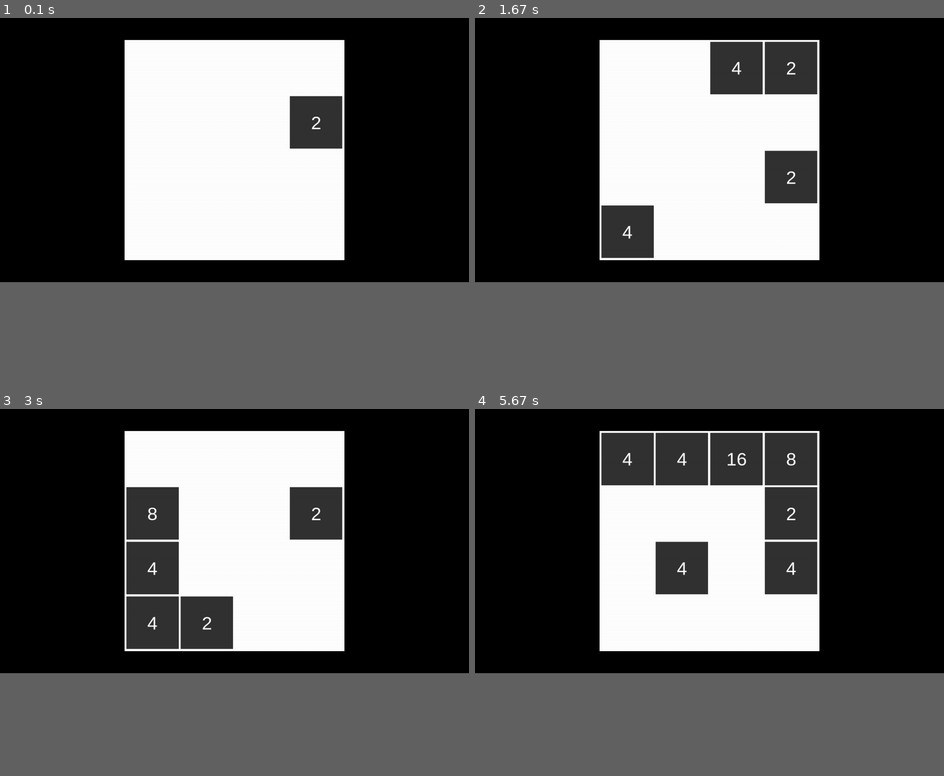
Above: before the commit, frames 1-4 (two rows, left to right).
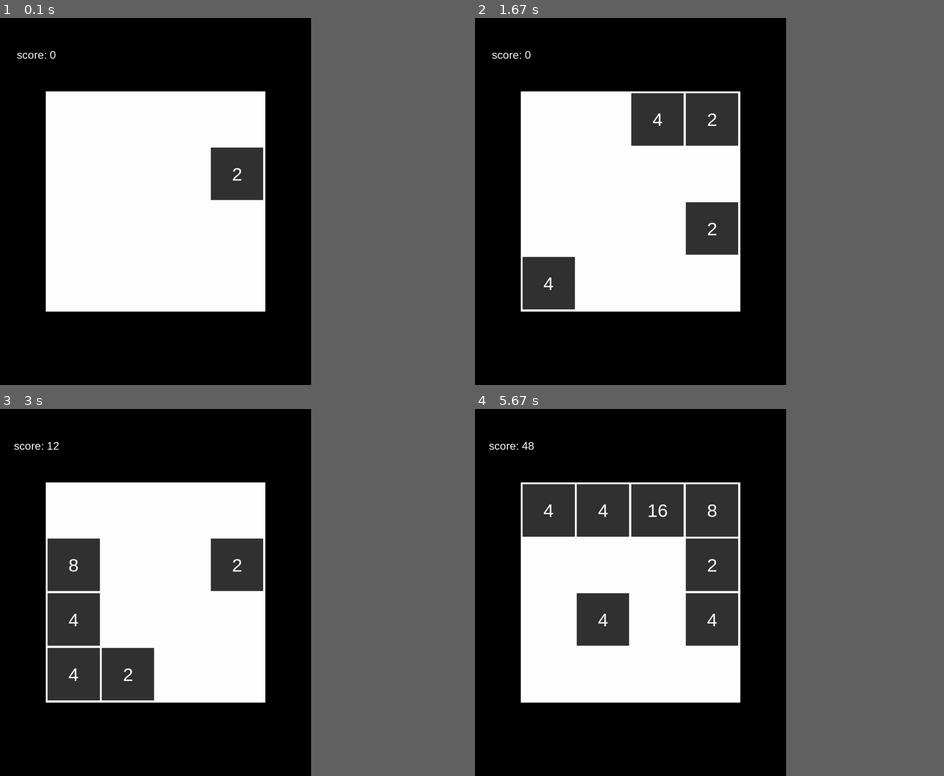
Above: after the commit, the same moments.

Repository: MyCoolDev/Pygame_2048
Game: pygame game, started from main.py
Same seed, same stepped clock (60 frames per second), same inputs: the game is played once before the commit and once after it.
Inputs:
- Up to frame 1 (0.1 s): no input
- Up to frame 2 (1.67 s): hold Right 0.33-0.8 s; hold Up 0.83-1.13 s; hold Right 1.17-1.63 s
- Up to frame 3 (3 s): hold Left 1.67-2.2 s; hold Down 2.23-2.53 s; hold Left 2.57-2.97 s
- Up to frame 4 (5.67 s): hold Up 3-3.37 s; hold Right 3.4-4.03 s; hold Down 4.07-4.43 s; hold Left 4.47-4.93 s; hold Right 4.97-5.43 s; hold Up from 5.47 s (still down)
In our replay, the window is 900x506 before the commit and 597x703 after it. These sizes can differ from the game's own. Grey fills any space a smaller window leaves; there, only what the larger window draws over its background counts as a difference.

The runs differ from the first frame. In frame 1, 30% of the frame differs, in the area x 3-74%, y 5-81%; in frame 2, 35%; in frame 3, 37%; in frame 4, 37%.

Commit message:
adding score

Diff:
--- a/GameEngine.py
+++ b/GameEngine.py
@@ -3,6 +3,7 @@
 import Colors
 import config
 from Grid import Grid
+from  Components.UI.Txt import Text
 
 
 class GameEngine:
@@ -18,6 +19,10 @@
 
         self.grid = None
         self.init_vars()
+
+        self.txt = "Score: 0"
+        self.text = Text(self.txt, "Arial", 30, pygame.Vector2(100), (255, 255, 255))
+
 
     def init_vars(self):
         self.grid = Grid(pygame.Vector2(600), pygame.Vector2((self.screen.get_width() - 600) / 2, (self.screen.get_height() - 600) / 2), (255, 255, 255), (50, 50, 50), 4, 5)
@@ -47,6 +52,10 @@
 
     def update(self):
         self.grid.update(self.dt, self.events)
+        score = self.grid.get_score()
+        self.txt = "score: " + str(score)
+        self.text.update_text(self.txt)
 
     def render(self):
         self.grid.render(self.screen)
+        self.text.render(self.screen)
--- a/Grid.py
+++ b/Grid.py
@@ -13,6 +13,8 @@
         self.grid = []
         self.box_size = pygame.Vector2((self.size.x - (self.grid_size + 1) * gap) / self.grid_size, (self.size.y - (self.grid_size + 1) * gap) / self.grid_size)
         self.init_grid()
+        self.score = 0
+
 
     def init_grid(self):
         for i in range(self.grid_size):
@@ -68,7 +70,7 @@
                     for z in range(i + 1, self.grid_size):
                         if self.grid[z][k] != -1:
                             if self.grid[z][k].value == self.grid[i][k].value and (z, k) not in handled:
-                                print(self.grid[z][k])
+                                self.score += self.grid[z][k].value * 2
                                 self.grid[z][k].mult_value()
                                 self.grid[i][k] = -1
                                 handled.append((z, k))
@@ -98,7 +100,7 @@
                     for z in range(i - 1, -1, -1):
                         if self.grid[z][k] != -1:
                             if self.grid[z][k].value == self.grid[i][k].value and (z, k) not in handled:
-                                print(self.grid[z][k])
+                                self.score += self.grid[z][k].value * 2
                                 self.grid[z][k].mult_value()
                                 self.grid[i][k] = -1
                                 handled.append((z, k))
@@ -129,7 +131,7 @@
                     for z in range(i + 1, self.grid_size):
                         if self.grid[k][z] != -1:
                             if self.grid[k][z].value == self.grid[k][i].value and (k, z) not in handled:
-                                print(k, z)
+                                self.score += self.grid[k][z].value * 2
                                 self.grid[k][z].mult_value()
                                 self.grid[k][i] = -1
                                 handled.append((k, z))
@@ -160,7 +162,7 @@
                     for z in range(i - 1, -1, -1):
                         if self.grid[k][z] != -1:
                             if self.grid[k][z].value == self.grid[k][i].value and (k, z) not in handled:
-                                print(k, z)
+                                self.score += self.grid[k][z].value * 2
                                 self.grid[k][z].mult_value()
                                 self.grid[k][i] = -1
                                 handled.append((k, z))
@@ -183,6 +185,9 @@
 
         self.update_positions()
         self.create_random_box()
+
+    def get_score(self):
+        return self.score
 
     def update_positions(self):
         for i in range(self.grid_size):
--- a/config.json
+++ b/config.json
@@ -1,3 +1,3 @@
 {
-  "ScreenResolution": [1280, 720]
+  "ScreenResolution": [850, 1000]
 }
